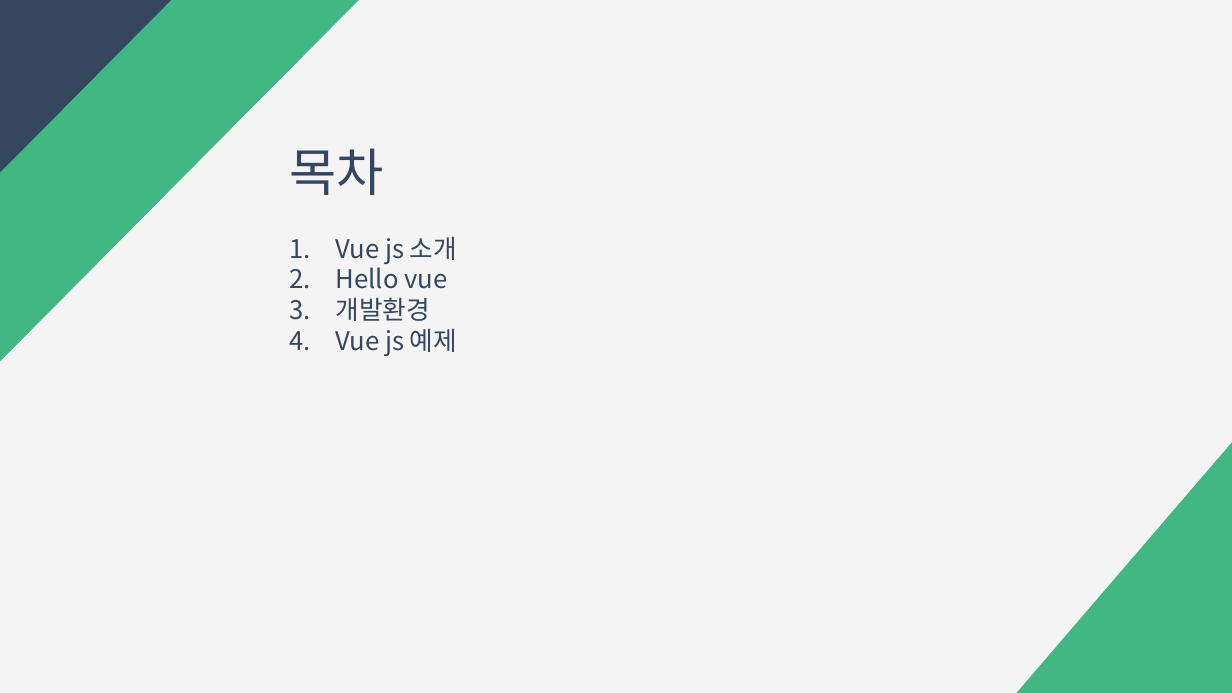
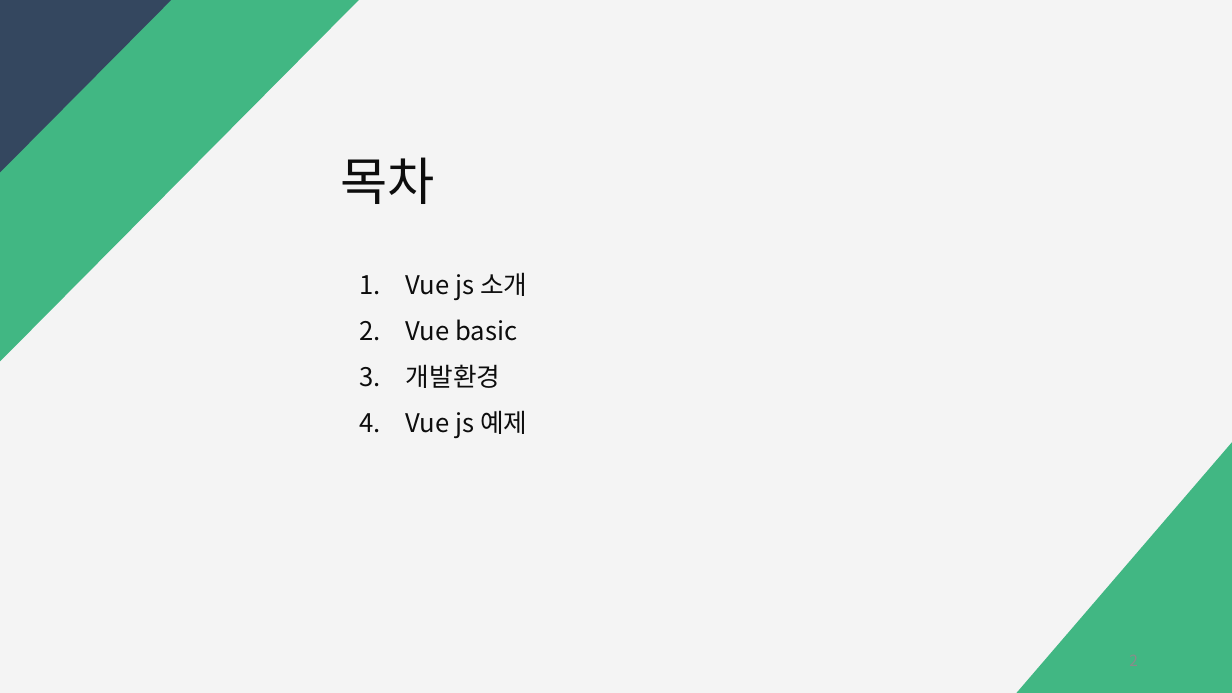
Before and after one commit to raheego/vue-todolist, a slide deck: slide 2 of 역량강화_vuejs_grh.pptx (slide 3 before the commit). Drawn at 1232x693 pixels with LibreOffice and Linux fonts; fonts in the diff are those of the drawing. Boxes give left, top, right and bottom in pixels: in the first picture for what was removed or moved away, otherwise in the second. Text is boxed around its words. In the diff, an @@ line names an element or a change of style, - is before the commit and + after.

```diff
--- a/역량강화_vuejs_grh.pptx
+++ b/역량강화_vuejs_grh.pptx
@@ text "목차": place and size @@
-text "목차" at bbox=[289, 148, 383, 195]
+text "목차" at bbox=[340, 157, 434, 204]
@@ text "목차" at bbox=[340, 157, 434, 204]: text colour #34475F to #0D0D0D @@
@@ text "Vue js 소개": place and size @@
-text "Vue js 소개" at bbox=[336, 236, 457, 356]
+text "Vue js 소개" at bbox=[406, 272, 527, 439]
@@ text at bbox=[406, 272, 527, 439]: text colour #34475F to #0D0D0D in "Vue js 소개", "개발환경", "Vue js 예제"; line spacing 1 to 1.5 @@
@@ text at bbox=[406, 319, 517, 341]: text changed; text colour #34475F to #0D0D0D @@
-2. Hello vue
+2. Vue basic
```
Also in this commit, not shown: 33 other slides changed, 13 slides added, 6 slides removed.
